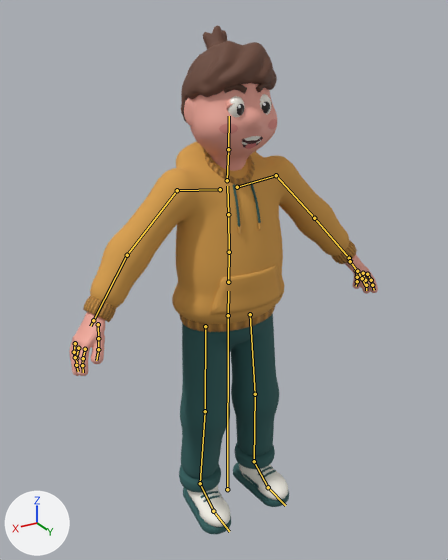
One commit to the glTF model human/art/human.glb: the scene before it, then after it.
Both versions are drawn from a 50 mm lens placed at (1.104, 1.807, 1.896), pointed at (0.012, -0.013, 0.986). Every picture has the same lights, and +X, +Y and +Z are marked at lower left. The picture after the commit comes second. The bones that bend it are drawn over the model as lines.

Objects in the first picture: 'CuffL', 'CuffR', 'Hair', 'HandL', 'HandR', 'HeadSkin', 'Hem', 'NailsL', 'NailsR', 'PantCuffL', 'PantCuffR', 'Pants', 'Pocket', 'Top', 'UpperL', 'UpperR' and 17 more.
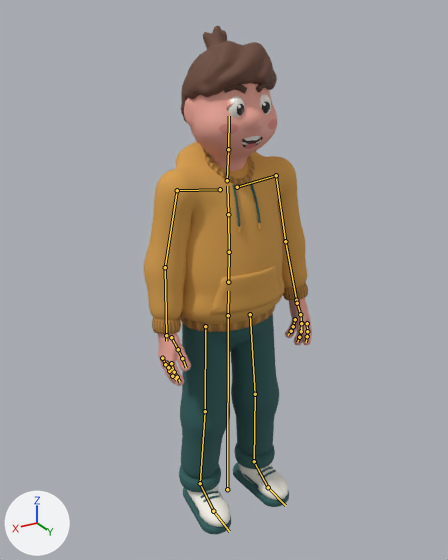
The newer file adds an action. The first version stands in its rest pose; the second is drawn at frame 0 of the action 'RESET'.

Changed parts and their boxes [x1, y1, x2, y2] in the pictures (448 x 560 px):
'Top', posed (37% narrower)
    before: [90, 141, 349, 324]
    after: [144, 141, 307, 324]
'HandR', posed
    before: [69, 312, 105, 376]
    after: [158, 333, 191, 386]
'HandL', posed
    before: [345, 254, 378, 294]
    after: [285, 297, 312, 346]
'CuffR', posed (12% narrower, 30% shorter)
    before: [83, 296, 116, 322]
    after: [152, 316, 181, 334]
'CuffL', posed (24% shorter)
    before: [332, 240, 357, 264]
    after: [283, 282, 308, 300]
'NailsR', posed
    before: [72, 356, 100, 375]
    after: [172, 365, 188, 386]
bone 'LeftUpperArm', root to tip
    before: (276, 175) to (314, 218)
    after: (276, 175) to (285, 241)
bone 'RightUpperArm', root to tip
    before: (177, 190) to (127, 255)
    after: (177, 190) to (165, 267)

The edits, one by one:
Bone 'LeftUpperArm' (bone_leftupperarm) turns from (0, 0, 0) to (0, 0, -33) degrees about its own x, y and z.
Bone 'RightUpperArm' (bone_rightupperarm) turns from (0, 0, 0) to (0, 0, 33) degrees about its own x, y and z.
